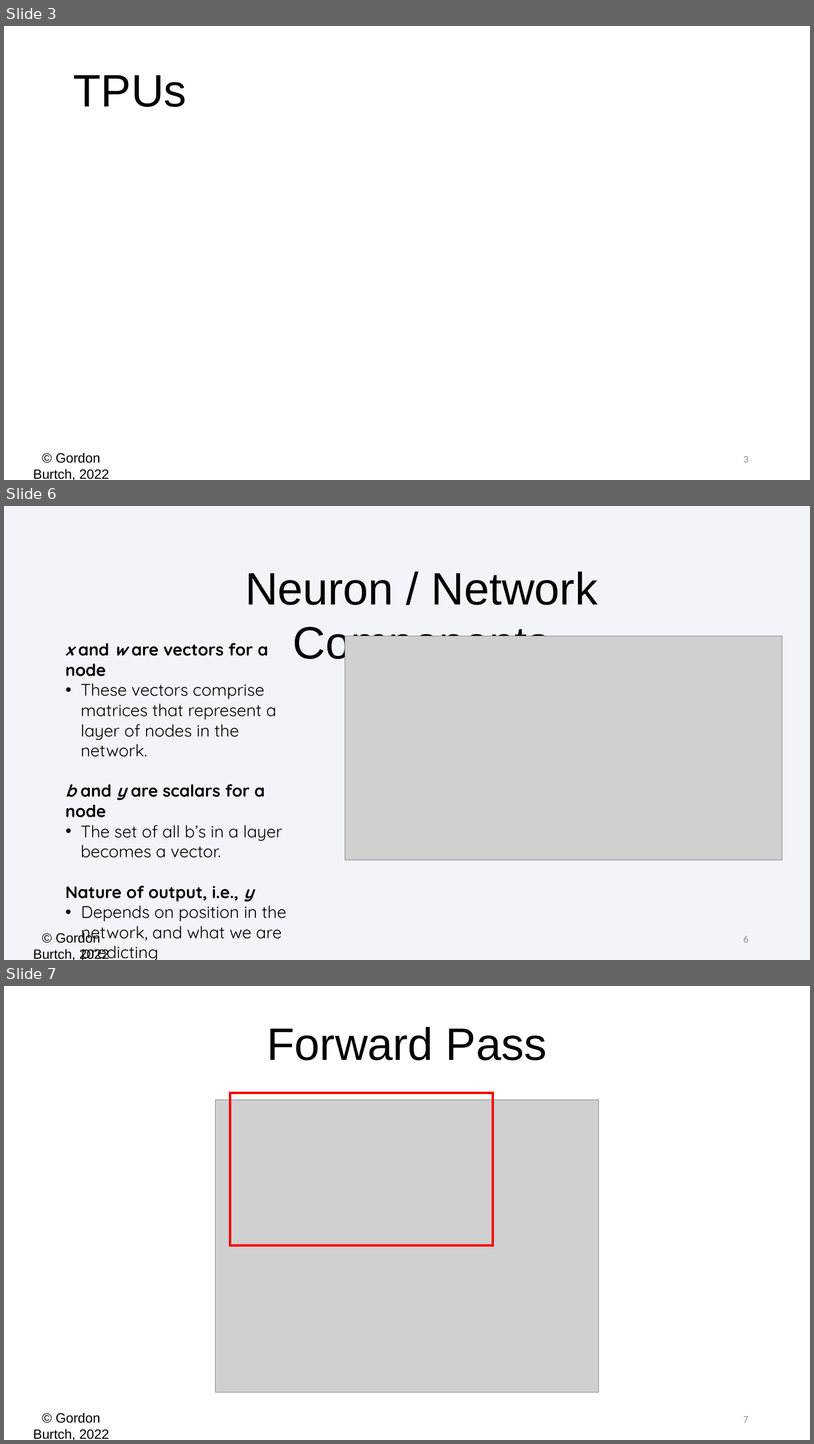
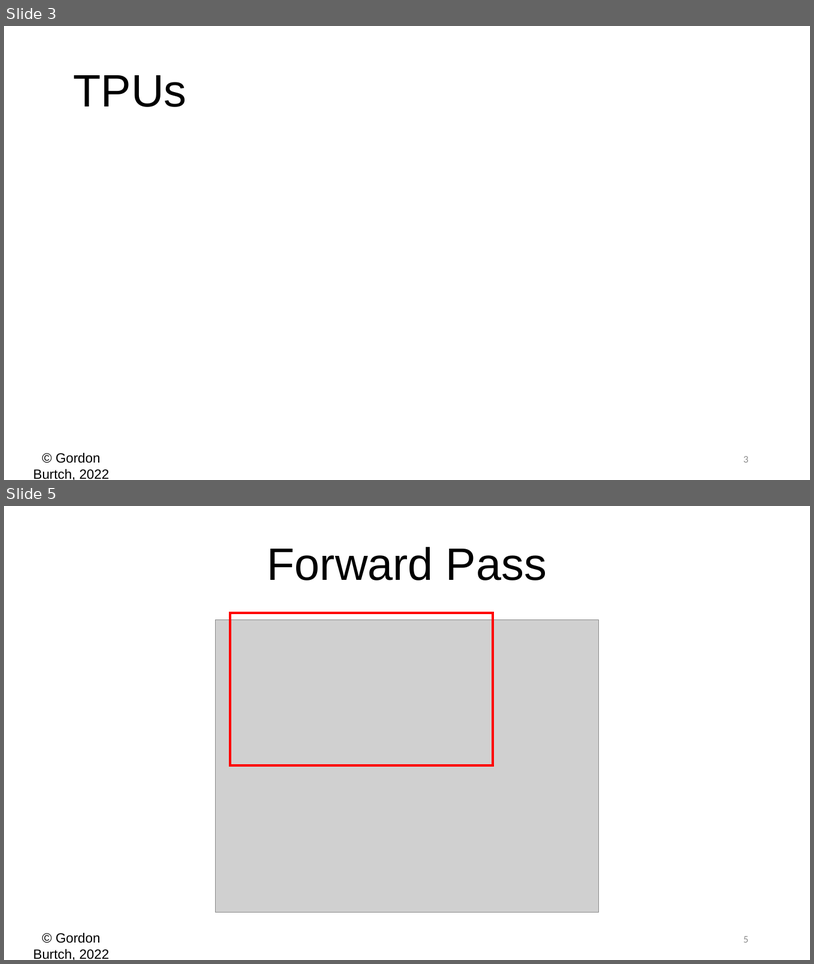
Before and after one commit to zizgao/BA865-2022, a slide deck: Week 2/02 - Math & Keras.pptx. Shown one above the other, each under a label of ours: slides 3, 6 and 7 before the commit, slides 3 and 5 after it; the slides between them are not shown. The pictures are 814x1444 and 814x964 pixels, drawn with LibreOffice and Linux fonts; fonts in the diff are those of the drawing; grey boxes stand for pictures; background and template pictures are left out. Boxes give left, top, right and bottom in pixels: in the first picture for what was removed or moved away, otherwise in the second. Text is boxed around its words. In the diff, an @@ line names an element or a change of style, - is before the commit and + after.

```diff
--- a/Week 2/02 - Math & Keras.pptx
+++ b/Week 2/02 - Math & Keras.pptx
@@ slide 6 removed at [4, 506, 810, 960], background #F1F5F9; not listed: 1 template element that a slide beside it also shows @@
@@ text removed at [245, 571, 598, 667] @@
-Neuron / Network Components
@@ text removed at [65, 643, 287, 960] @@
-x and w are vectors for a node
-• These vectors comprise matrices that represent a layer of nodes in the network.
-b and y are scalars for a node
-• The set of all b’s in a layer becomes a vector.
-Nature of output, i.e., y
-• Depends on position in the network, and what we are predicting
@@ picture removed at [345, 636, 783, 860] @@
@@ page number removed at [744, 936, 749, 942] @@
-6
@@ what was slide 7 is now slide 5 @@
@@ page number at [744, 936, 749, 942]: text changed @@
-7
+5
```
Also in this commit, not shown: 2 slides changed, 3 slides added, 1 other slide removed, 2 other files.
